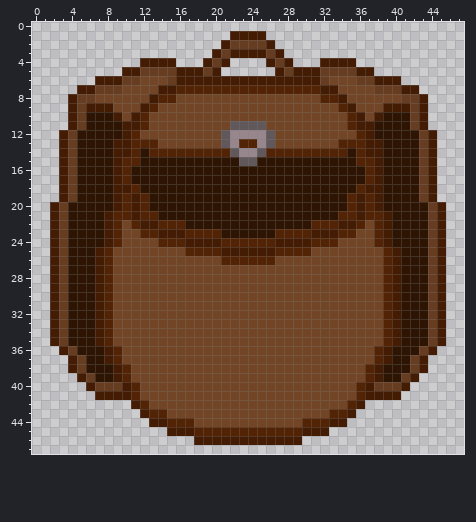
Pixel-art sprite, stored at Assets/Texturas/Interface/0004.png. The first picture shows the starting point.
The file is 192x192 pixels, drawn in blocks of 4x4; one block is one cell here. Colours within 5 levels of each other are drawn and written as one.
Now the later version:
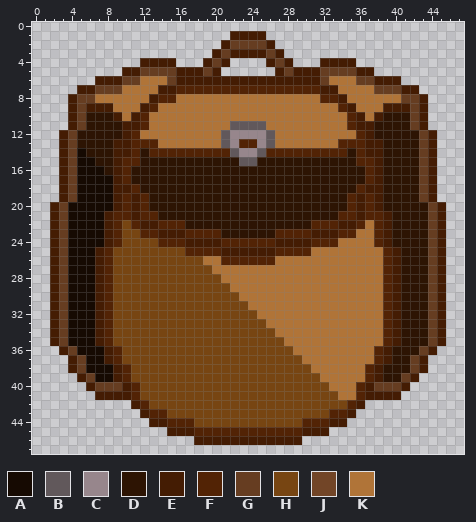
Palette (. is transparent): A #160a02  B #61585b  C #97868c  D #2d1403  E #441c03  F #522305  G #663d21  H #774512  J #724527  K #b07438
Difference:
y 6: x 12..14 JJJ -> KKK; x 33..35 JJJ -> KKK
y 7: x 10..13 JJJJ -> KKKK; x 34..37 JJJJ -> KKKK
y 8: x 7..12 JJJJJJ -> KKKKKK; x 16..31 JJJJJJJJJJJJJJJJ -> KKKKKKKKKKKKKKKK; x 35..40 JJJJJJ -> KKKKKK
y 9: x 9..11 JJJ -> KKK; x 14..33 JJJJJJJJJJJJJJJJJJJJ -> KKKKKKKKKKKKKKKKKKKK; x 36..38 JJJ -> KKK
y 10: x 10 J -> K; x 13..34 JJJJJJJJJJJJJJJJJJJJJJ -> KKKKKKKKKKKKKKKKKKKKKK; x 37 J -> K
y 11: x 13..21 JJJJJJJJJ -> KKKKKKKKK; x 26..34 JJJJJJJJJ -> KKKKKKKKK
y 12: x 12..20 JJJJJJJJJ -> KKKKKKKKK; x 27..35 JJJJJJJJJ -> KKKKKKKKK
y 13: x 14..20 JJJJJJJ -> KKKKKKK; x 27..33 JJJJJJJ -> KKKKKKK
y 14: x 5 D -> A
y 15: x 5..6 DD -> AA
y 16: x 5..7 DDD -> AAA
y 17..19: x 5..8 DDDD -> AAAA
y 20: x 4..8 DDDDD -> AAAAA
y 21: x 4..7 DDDD -> AAAA
y 22: x 4..7 DDDD -> AAAA; x 10 J -> H; x 37 J -> K
y 23: x 4..7 DDDD -> AAAA; x 10..11 JJ -> HH; x 36..37 JJ -> KK
y 24: x 4..7 DDDD -> AAAA; x 10..13 JJJJ -> HHHH; x 34..37 JJJJ -> KKKK
y 25: x 4..6 DDD -> AAA; x 9..16 JJJJJJJJ -> HHHHHHHH; x 31..38 JJJJJJJJ -> KKKKKKKK
y 26: x 4..6 DDD -> AAA; x 9..20 JJJJJJJJJJJJ -> HHHHHHHHHHKK; x 27..38 JJJJJJJJJJJJ -> KKKKKKKKKKKK
y 27: x 4..6 DDD -> AAA; x 9..38 JJJJJJJJJJJJJJJJJJJJJJJJJJJJJJ -> HHHHHHHHHHHKKKKKKKKKKKKKKKKKKK
y 28: x 4..6 DDD -> AAA; x 9..38 JJJJJJJJJJJJJJJJJJJJJJJJJJJJJJ -> HHHHHHHHHHHHKKKKKKKKKKKKKKKKKK
y 29: x 4..6 DDD -> AAA; x 9..38 JJJJJJJJJJJJJJJJJJJJJJJJJJJJJJ -> HHHHHHHHHHHHHKKKKKKKKKKKKKKKKK
y 30: x 4..6 DDD -> AAA; x 9..38 JJJJJJJJJJJJJJJJJJJJJJJJJJJJJJ -> HHHHHHHHHHHHHHKKKKKKKKKKKKKKKK
y 31: x 4..6 DDD -> AAA; x 9..38 JJJJJJJJJJJJJJJJJJJJJJJJJJJJJJ -> HHHHHHHHHHHHHHHKKKKKKKKKKKKKKK
y 32: x 4..6 DDD -> AAA; x 9..38 JJJJJJJJJJJJJJJJJJJJJJJJJJJJJJ -> HHHHHHHHHHHHHHHHKKKKKKKKKKKKKK
y 33: x 4..6 DDD -> AAA; x 9..38 JJJJJJJJJJJJJJJJJJJJJJJJJJJJJJ -> HHHHHHHHHHHHHHHHHKKKKKKKKKKKKK
y 34: x 4..6 DDD -> AAA; x 9..38 JJJJJJJJJJJJJJJJJJJJJJJJJJJJJJ -> HHHHHHHHHHHHHHHHHHKKKKKKKKKKKK
y 35: x 4..6 DDD -> AAA; x 9..38 JJJJJJJJJJJJJJJJJJJJJJJJJJJJJJ -> HHHHHHHHHHHHHHHHHHHKKKKKKKKKKK
y 36: x 5..7 DDD -> AAA; x 10..37 JJJJJJJJJJJJJJJJJJJJJJJJJJJJ -> HHHHHHHHHHHHHHHHHHHKKKKKKKKK
y 37: x 6..7 DD -> AA; x 10..37 JJJJJJJJJJJJJJJJJJJJJJJJJJJJ -> HHHHHHHHHHHHHHHHHHHHKKKKKKKK
y 38: x 6..8 DDD -> AAA; x 11..36 JJJJJJJJJJJJJJJJJJJJJJJJJJ -> HHHHHHHHHHHHHHHHHHHHKKKKKK
y 39: x 7..8 DD -> AA; x 11..36 JJJJJJJJJJJJJJJJJJJJJJJJJJ -> HHHHHHHHHHHHHHHHHHHHHKKKKK
y 40: x 12..35 JJJJJJJJJJJJJJJJJJJJJJJJ -> HHHHHHHHHHHHHHHHHHHHHKKK
y 41: x 12..35 JJJJJJJJJJJJJJJJJJJJJJJJ -> HHHHHHHHHHHHHHHHHHHHHHKK
y 42: x 13..34 JJJJJJJJJJJJJJJJJJJJJJ -> HHHHHHHHHHHHHHHHHHHHHH
y 43: x 15..32 JJJJJJJJJJJJJJJJJJ -> HHHHHHHHHHHHHHHHHH
y 44: x 18..29 JJJJJJJJJJJJ -> HHHHHHHHHHHH
Where, in picture pixels (left, top, right, bottom), the same in both pictures:
changed: (95, 76, 401, 148)
changed: (68, 148, 383, 427)
